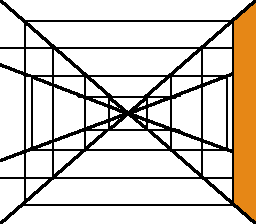
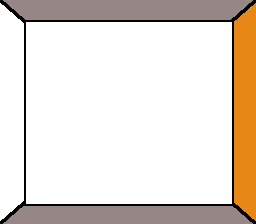
Comparing the layer stacks of the two 256px x 224px images. Changes:
removed layer "変形" over [0, 0, 253, 224]
painted on "背景" over [0, 0, 253, 224]